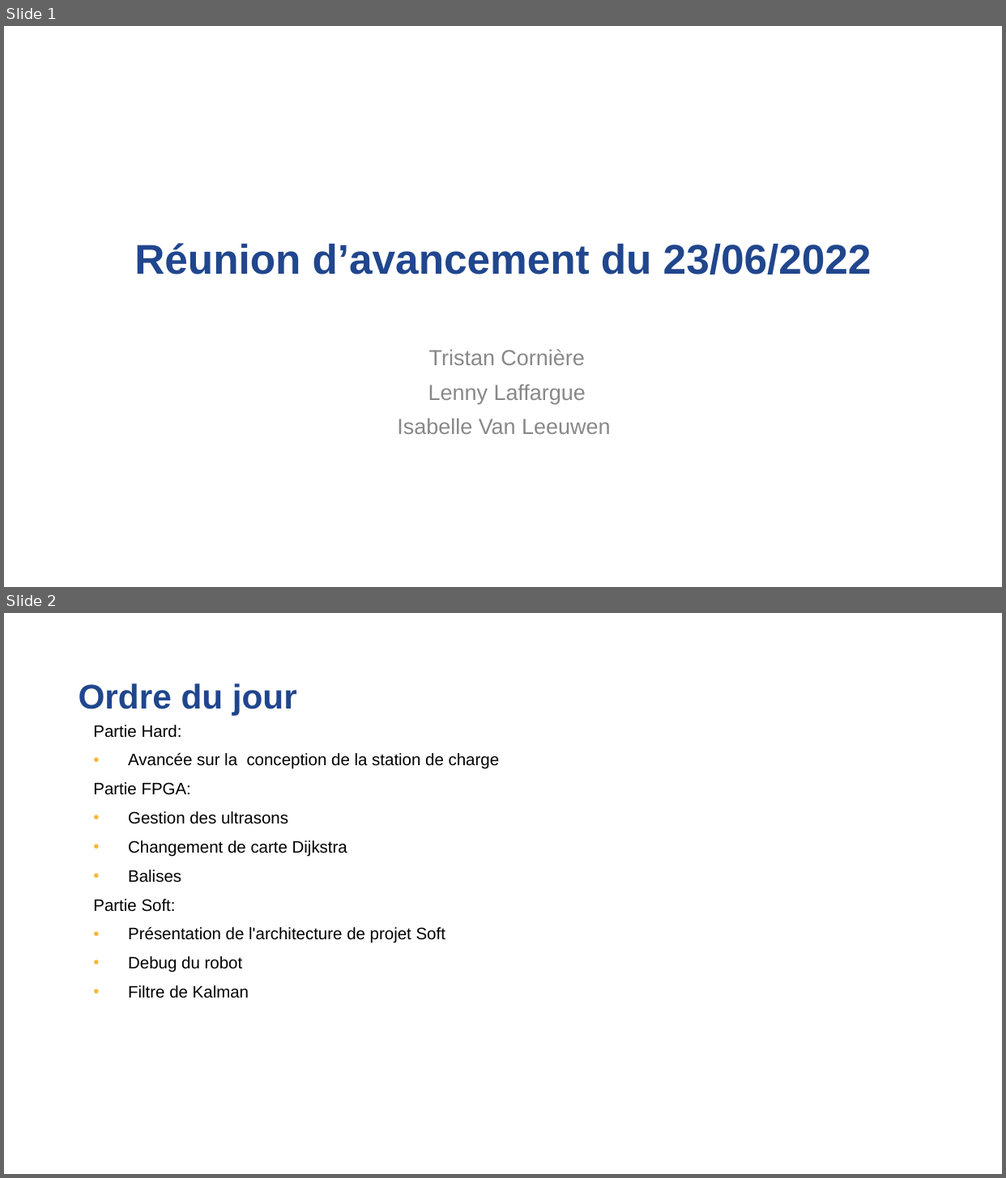
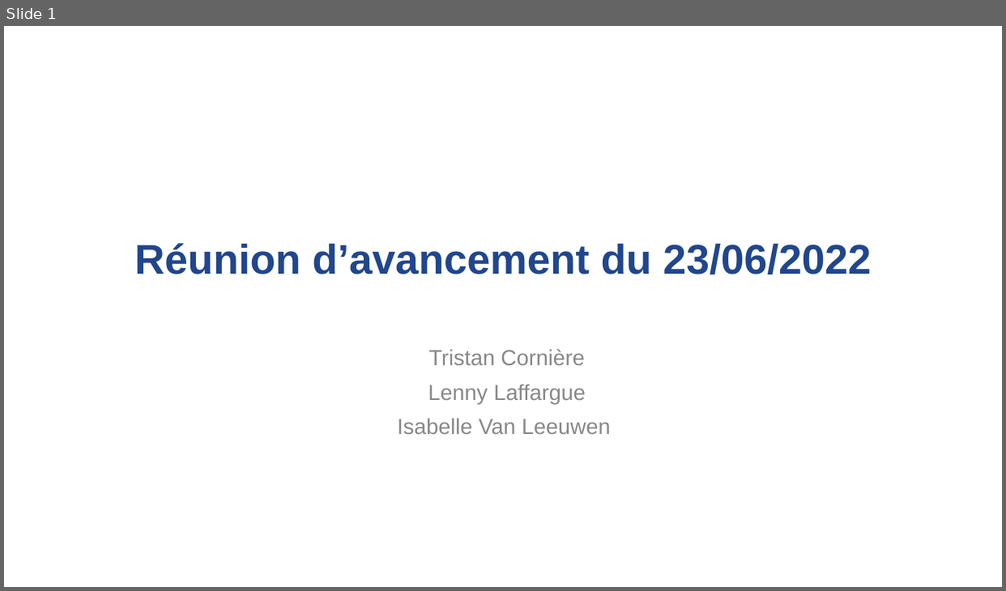
Before and after one commit to Laffargue-ElsysDesign/Robot_Surveillance_V3, a slide deck: GestionDeProjet/Reunions/Reunion_06_07_2022/Reunion_avancement_06_07_22.pptx. Shown one above the other, each under a label of ours: slides 1 and 2 before the commit, slide 1 after it. The pictures are 1006x1178 and 1006x591 pixels, drawn with LibreOffice and Linux fonts; fonts in the diff are those of the drawing; background and template pictures are left out. Boxes give left, top, right and bottom in pixels: in the first picture for what was removed or moved away, otherwise in the second. Text is boxed around its words. In the diff, an @@ line names an element or a change of style, - is before the commit and + after.

```diff
--- a/GestionDeProjet/Reunions/Reunion_06_07_2022/Reunion_avancement_06_07_22.pptx
+++ b/GestionDeProjet/Reunions/Reunion_06_07_2022/Reunion_avancement_06_07_22.pptx
@@ slide 2 removed at [4,613,1002,1174], background #FFFFFF @@
@@ title removed at [79,683,297,715] @@
-Ordre du jour
@@ text removed at [93,725,500,999] @@
-Partie Hard:
-• Avancée sur la conception de la station de charge
-Partie FPGA:
-• Gestion des ultrasons
-• Changement de carte Dijkstra
-• Balises
-Partie Soft:
-• Présentation de l'architecture de projet Soft
-• Debug du robot
-• Filtre de Kalman
```
Also in this commit, not shown: 1 slide added, 5 other slides removed.
